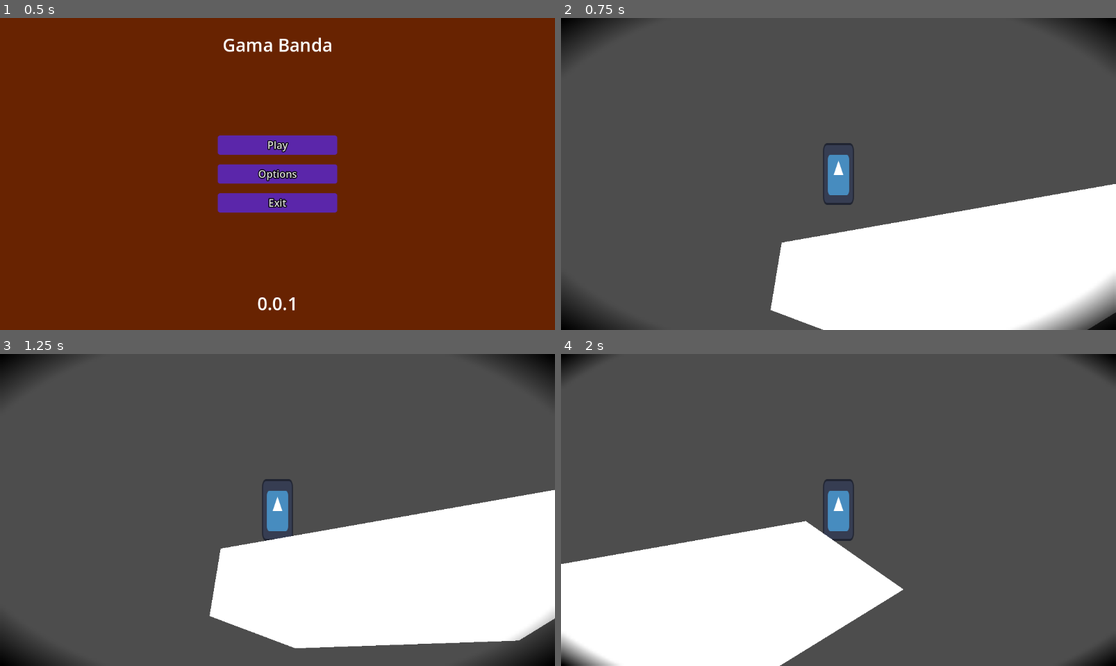
Above: before the commit, frames 1-4 (two rows, left to right).
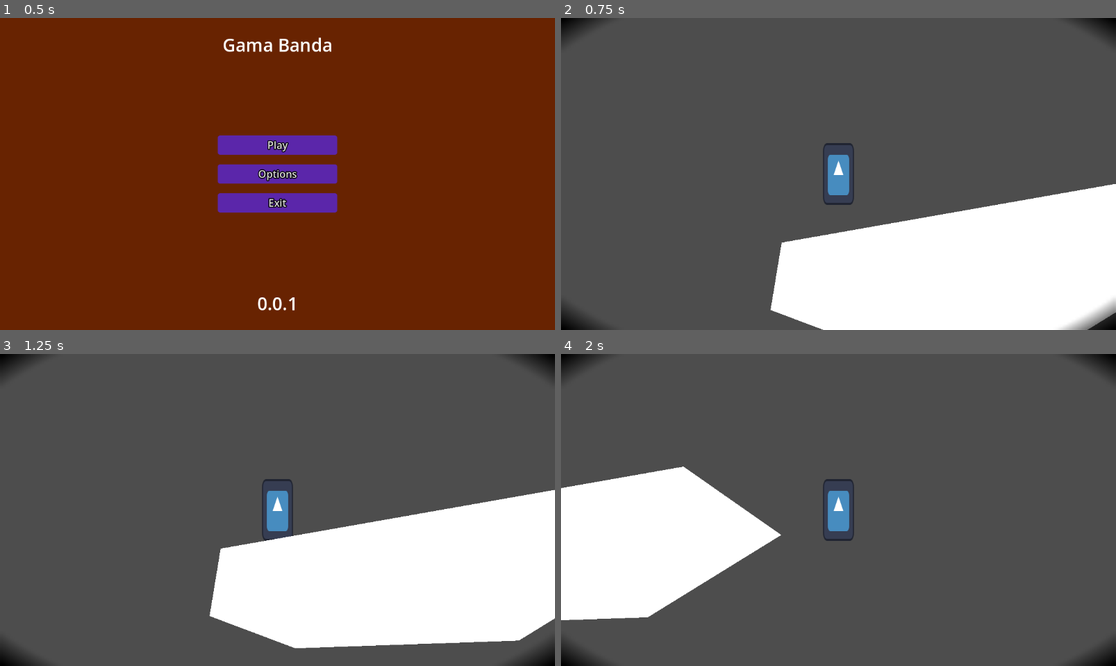
Above: after the commit, the same moments.

Repository: Jeremy-81/GamaBanda
Game: Godot game, scene res://scenes/menu/menu.tscn
The game is run twice, just before and just after one commit, with the same random seed, the same clock (stepped at 60 frames per second) and the same inputs. The engine's default icon, where the game draws it, is replaced by a stand-in: a white triangle on a blue panel in a dark square.
Inputs:
- Up to frame 1 (0.5 s): no input
- Up to frame 2 (0.75 s): click "Play" at 0.5 s
- Up to frame 3 (1.25 s): no input
- Up to frame 4 (2 s): tap Enter at 1.25 s; hold D (go_right) from 1.28 s (still down); tap Ctrl (dash) at 1.35 s; tap Space (jump) at 1.52 s

Frame 1 is identical in both runs. In frame 2, 2.5% of the frame differs, in the area x 0-100%, y 0-100%; in frame 3, 1.8%; in frame 4, 22%, in the area x 0-62%, y 36-100%.

Commit message:
Adjusted the player speed

Diff:
--- a/scenes/objects/player/player.gd
+++ b/scenes/objects/player/player.gd
@@ -6,7 +6,7 @@
 var gravity : float = 1800.0;
 
 var h_direction : float = 0.0;
-var h_speed : float = 256.0;
+var h_speed : float = 800.0;
 var v_speed : float = 0.0;
 
 func _process(delta) -> void:
--- a/scenes/objects/player/player.tscn
+++ b/scenes/objects/player/player.tscn
@@ -8,7 +8,7 @@
 height = 118.0
 
 [sub_resource type="Gradient" id="Gradient_g10m2"]
-offsets = PackedFloat32Array(0.8313253, 1)
+offsets = PackedFloat32Array(0.9, 1)
 colors = PackedColorArray(0, 0, 0, 0, 0, 0, 0, 1)
 
 [sub_resource type="GradientTexture2D" id="GradientTexture2D_0a575"]
